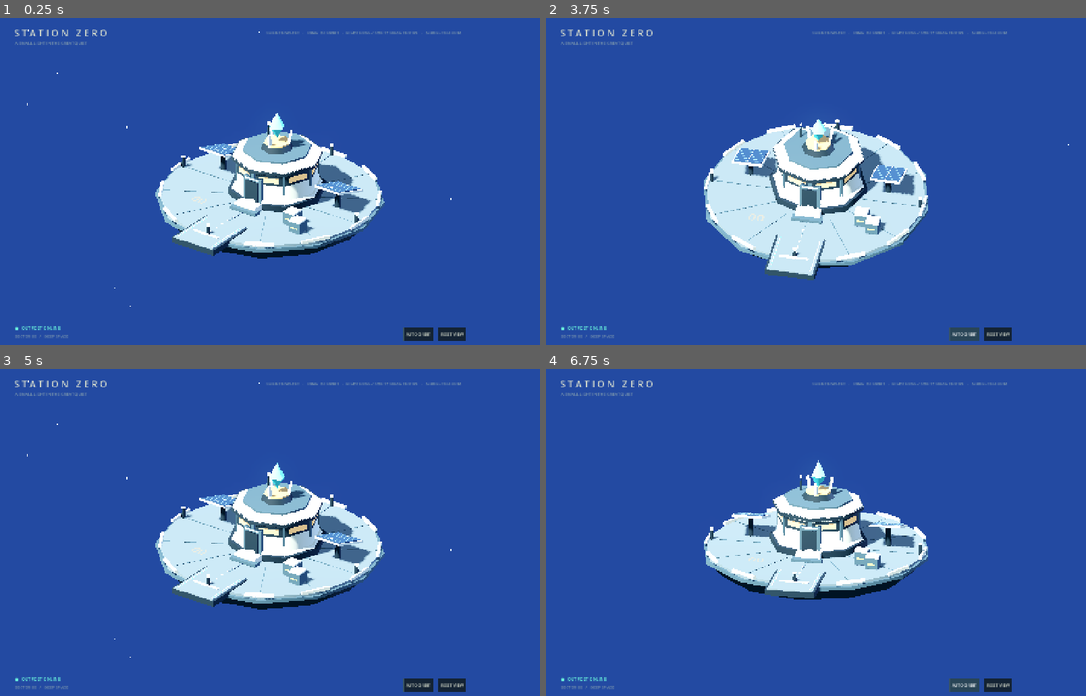
Above: before the commit, frames 1-4 (two rows, left to right).
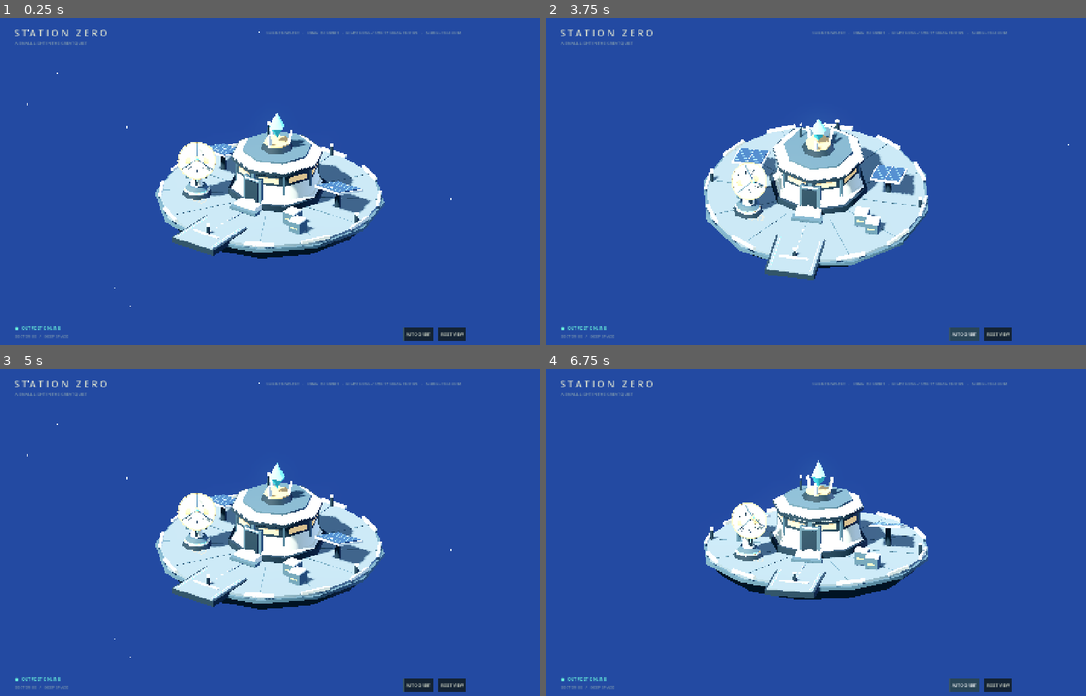
Above: after the commit, the same moments.

Repository: Hernan-dh/station-zero
Game: Godot game, scene res://scenes/outpost.tscn
The game is run twice, just before and just after one commit, with the same random seed, the same clock (stepped at 60 frames per second) and the same inputs.
Inputs (mouse positions are in pixels of both pictures, inside the frame that each line leads up to):
- Up to frame 1 (0.25 s): no input
- Up to frame 2 (3.75 s): click "AUTO ORBIT" at 0.5 s; click "AUTO ORBIT" at 1.25 s; click "AUTO ORBIT" at 2 s; tap Enter at 2.75, 3.5 s; move the mouse to (934, 165) at 2.77 s; tap R at 2.85 s; click (934, 165) at 2.92 s; drag from (708, 201) to (789, 250) at 3.52 s
- Up to frame 3 (5 s): tap Enter at 4.25 s; move the mouse to (324, 460) at 4.27 s; tap R at 4.35 s; click (324, 460) at 4.42 s
- Up to frame 4 (6.75 s): tap Enter at 5, 5.75, 6.5 s; drag from (789, 601) to (654, 483) at 5.02 s; move the mouse to (978, 584) at 5.77 s; tap R at 5.85 s; click (978, 584) at 5.92 s; drag from (654, 483) to (735, 450) at 6.52 s

The runs differ from the first frame. In frame 1, 1.0% of the frame differs, in the area x 32-44%, y 37-56%; in frame 2, 1.1%, in the area x 34-44%, y 44-62%; in frame 3, 1.0%; in frame 4, 1.0%.

Commit message:
feat: Add a communications array to the outpost. It should have a
Add a communications array to the outpost. It should have a rotating base and an independently adjustable dish that can be aimed toward different directions. Keep the design consistent with the station's stylized sci-fantasy aesthetic.

Session: 9cb56ecb-2488-4717-8945-ec91dc241a38
Turn: 1
Phase: feat
Images: 0
Kind: agent
Agent: llm
Provider: openai
Model: codex/gpt-6.1-sol
Settings: {"auth":"subscription","effort":"medium","harness":"codex","harness_version":"codex-cli 0.167.1"}
Switched-By-User: false
Stop-Reason: completed
Duration-Ms: 168436
Trace: traces/9cb56ecb-2488-4717-8945-ec91dc241a38/0001.json

Diff:
--- a/scripts/outpost.gd
+++ b/scripts/outpost.gd
@@ -13,6 +13,18 @@
 var beacon_enabled := true
 var beacon_materials: Array[StandardMaterial3D] = []
 var beacon_button: Button
+var communications_array: Node3D
+var array_base: Node3D
+var dish_pivot: Node3D
+var array_controls: VBoxContainer
+var bearing_slider: HSlider
+var elevation_slider: HSlider
+var bearing_label: Label
+var elevation_label: Label
+var sweep_button: Button
+var array_bearing := 35.0
+var dish_elevation := 35.0
+var array_sweeping := false
 var time := 0.0
 var yaw := 0.62
 var pitch := 0.48
@@ -69,7 +81,8 @@
 	selected_object = target
 	selection_panel.visible = target != null
 	beacon_button.visible = target == beacon_object
-	selection_panel.offset_top = -220 if target == beacon_object else -176
+	array_controls.visible = target == communications_array
+	selection_panel.offset_top = -350 if target == communications_array else (-220 if target == beacon_object else -176)
 	if target != null:
 		selection_name.text = target.get_meta("display_name")
 		for mesh in target.find_children("*", "MeshInstance3D", true, false):
@@ -121,6 +134,7 @@
 	build_platform()
 	build_habitat()
 	build_details()
+	build_communications_array()
 	build_selection = null
 	prepare_selection()
 	build_interface()
@@ -289,6 +303,87 @@
 	parent.add_child(label)
 	return label
 
+# Local +Z is the dish's boresight. The deck mount stays fixed while the
+# azimuth bearing carries a separate X-axis elevation hinge and reflector.
+func build_communications_array() -> void:
+	communications_array = selectable("Communications Array")
+	communications_array.position = Vector3(-3.25, 0.12, 2.15)
+	cylinder(Vector3(0, 0.10, 0), 0.82, 0.72, 0.2, INK)
+	cylinder(Vector3(0, 0.23, 0), 0.70, 0.70, 0.08, IVORY)
+	cylinder(Vector3(0, 0.32, 0), 0.59, 0.59, 0.10, TEAL, 12, 0.7)
+	for i in 8:
+		var a := TAU * i / 8.0
+		cylinder(Vector3(sin(a) * 0.62, 0.285, cos(a) * 0.62), 0.045, 0.045, 0.04, GOLD, 6)
+	array_base = Node3D.new()
+	array_base.name = "AzimuthBearing"
+	communications_array.add_child(array_base)
+	cylinder(Vector3(0, 0.44, 0), 0.63, 0.48, 0.16, SLATE, 12, 0, array_base)
+	cylinder(Vector3(0, 0.93, 0), 0.35, 0.24, 0.85, IVORY, 8, 0, array_base)
+	box(Vector3(0, 0.85, 0.30), Vector3(0.14, 0.39, 0.055), INK, 0, array_base)
+	box(Vector3(0, 0.96, 0.335), Vector3(0.07, 0.16, 0.025), TEAL, 1.0, array_base)
+	for x in [-0.49, 0.49]:
+		box(Vector3(x, 1.37, -0.18), Vector3(0.17, 0.96, 0.26), SLATE, 0, array_base)
+		var axle := cylinder(Vector3(x, 1.82, -0.18), 0.20, 0.20, 0.24, GOLD, 8, 0, array_base)
+		axle.rotation.z = PI / 2
+	dish_pivot = Node3D.new()
+	dish_pivot.name = "ElevationHinge"
+	dish_pivot.position = Vector3(0, 1.82, -0.18)
+	array_base.add_child(dish_pivot)
+	cylinder(Vector3(0, 0, -0.17), 0.30, 0.23, 0.26, INK, 8, 0, dish_pivot).rotation.x = PI / 2
+	build_reflector(IVORY, 0.0)
+	build_reflector(SLATE, -0.07)
+	for i in 16:
+		var a := TAU * i / 16.0
+		var b := TAU * (i + 1) / 16.0
+		array_strut(Vector3(cos(a), sin(a), 0.38), Vector3(cos(b), sin(b), 0.38), 0.035, GOLD)
+		if i % 2 == 0:
+			array_strut(Vector3(0, 0, -0.12), Vector3(cos(a), sin(a), 0.28), 0.028, INK)
+	# Three delicate feed spars frame a luminous crystal receiver.
+	for i in 3:
+		var a := TAU * i / 3.0 + PI / 2
+		array_strut(Vector3(cos(a) * 0.91, sin(a) * 0.91, 0.32), Vector3(0, 0, 0.98), 0.025, SLATE)
+	var receiver := cylinder(Vector3(0, 0, 0.96), 0.13, 0.13, 0.20, GOLD, 6, 0, dish_pivot)
+	receiver.rotation.x = PI / 2
+	var crystal := cylinder(Vector3(0, 0, 1.13), 0.13, 0.0, 0.22, TEAL, 5, 0.8, dish_pivot)
+	crystal.rotation.x = PI / 2
+	set_array_bearing(array_bearing)
+	set_dish_elevation(dish_elevation)
+
+func build_reflector(color: Color, depth_offset: float) -> void:
+	var surface := SurfaceTool.new()
+	surface.begin(Mesh.PRIMITIVE_TRIANGLES)
+	for ring in 4:
+		for segment in 16:
+			var points: Array[Vector3] = []
+			for corner in [Vector2(ring, segment), Vector2(ring + 1, segment), Vector2(ring + 1, segment + 1), Vector2(ring, segment + 1)]:
+				var radius: float = corner.x / 4.0
+				var angle: float = corner.y * TAU / 16.0
+				points.append(Vector3(cos(angle) * radius, sin(angle) * radius, 0.38 * radius * radius + depth_offset))
+			for index in ([0, 2, 1] if ring == 0 else [0, 2, 1, 0, 3, 2]):
+				var point := points[index]
+				surface.set_normal(Vector3(-0.76 * point.x, -0.76 * point.y, 1).normalized())
+				surface.add_vertex(point)
+	var mat := material(color)
+	mat.cull_mode = BaseMaterial3D.CULL_DISABLED
+	mesh_node(surface.commit(), Vector3.ZERO, mat, dish_pivot)
+
+func array_strut(start: Vector3, end: Vector3, radius: float, color: Color) -> void:
+	var strut := cylinder((start + end) * 0.5, radius, radius, start.distance_to(end), color, 6, 0, dish_pivot)
+	strut.quaternion = Quaternion(Vector3.UP, (end - start).normalized())
+
+func set_array_bearing(value: float) -> void:
+	array_bearing = value
+	array_base.rotation.y = deg_to_rad(value)
+	if is_instance_valid(bearing_label):
+		bearing_label.text = "BASE BEARING   %03d°" % roundi(fposmod(value, 360.0))
+		bearing_slider.set_value_no_signal(value)
+
+func set_dish_elevation(value: float) -> void:
+	dish_elevation = clampf(value, 0.0, 85.0)
+	dish_pivot.rotation.x = -deg_to_rad(dish_elevation)
+	if is_instance_valid(elevation_label):
+		elevation_label.text = "DISH ELEVATION   %02d°" % roundi(dish_elevation)
+
 func build_interface() -> void:
 	var layer := CanvasLayer.new()
 	add_child(layer)
@@ -326,6 +421,41 @@
 	info.add_child(beacon_button)
 	set_beacon_enabled(beacon_enabled)
 	beacon_button.hide()
+	array_controls = VBoxContainer.new()
+	array_controls.add_theme_constant_override("separation", 8)
+	info.add_child(array_controls)
+	bearing_label = ui_label(array_controls, "", 11, TEAL, Vector2.ZERO)
+	bearing_slider = HSlider.new()
+	bearing_slider.name = "BaseBearing"
+	bearing_slider.min_value = -180
+	bearing_slider.max_value = 180
+	bearing_slider.step = 1
+	bearing_slider.custom_minimum_size = Vector2(240, 20)
+	bearing_slider.tooltip_text = "Rotate the base around the deck mount"
+	bearing_slider.value_changed.connect(func(value: float):
+		array_sweeping = false
+		sweep_button.set_pressed_no_signal(false)
+		set_array_bearing(value))
+	array_controls.add_child(bearing_slider)
+	elevation_label = ui_label(array_controls, "", 11, TEAL, Vector2.ZERO)
+	elevation_slider = HSlider.new()
+	elevation_slider.name = "DishElevation"
+	elevation_slider.max_value = 85
+	elevation_slider.step = 1
+	elevation_slider.custom_minimum_size.y = 20
+	elevation_slider.tooltip_text = "Tilt the dish independently, from horizon to near zenith"
+	elevation_slider.value_changed.connect(set_dish_elevation)
+	array_controls.add_child(elevation_slider)
+	sweep_button = Button.new()
+	sweep_button.text = "AUTO SWEEP"
+	sweep_button.toggle_mode = true
+	sweep_button.tooltip_text = "Rotate the base continuously while holding dish elevation"
+	sweep_button.toggled.connect(func(value: bool): array_sweeping = value)
+	array_controls.add_child(sweep_button)
+	set_array_bearing(array_bearing)
+	set_dish_elevation(dish_elevation)
+	elevation_slider.set_value_no_signal(dish_elevation)
+	array_controls.hide()
 	selection_panel.hide()
 	var footer := Control.new()
 	footer.set_anchors_and_offsets_preset(Control.PRESET_BOTTOM_WIDE)
@@ -348,7 +478,7 @@
 	reset.text = "  RESET VIEW  "
 	reset.pressed.connect(reset_view)
 	controls.add_child(reset)
-	for button in [orbit_button, reset, beacon_button]:
+	for button in [orbit_button, reset, beacon_button, sweep_button]:
 		button.add_theme_font_size_override("font_size", 11)
 		button.add_theme_color_override("font_color", IVORY)
 		var style := StyleBoxFlat.new()
@@ -432,6 +562,8 @@
 	camera.look_at(camera_target)
 
 func _process(delta: float) -> void:
+	if array_sweeping:
+		set_array_bearing(wrapf(array_bearing + delta * 12.0, -180.0, 180.0))
 	if beacon_enabled:
 		time += delta
 		beacon.rotation.y += delta * 0.22
